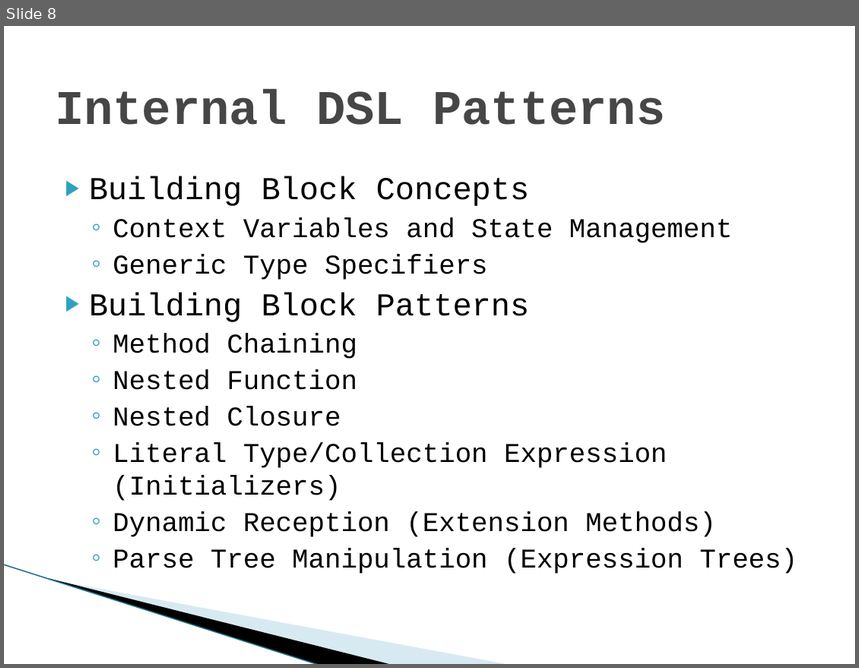
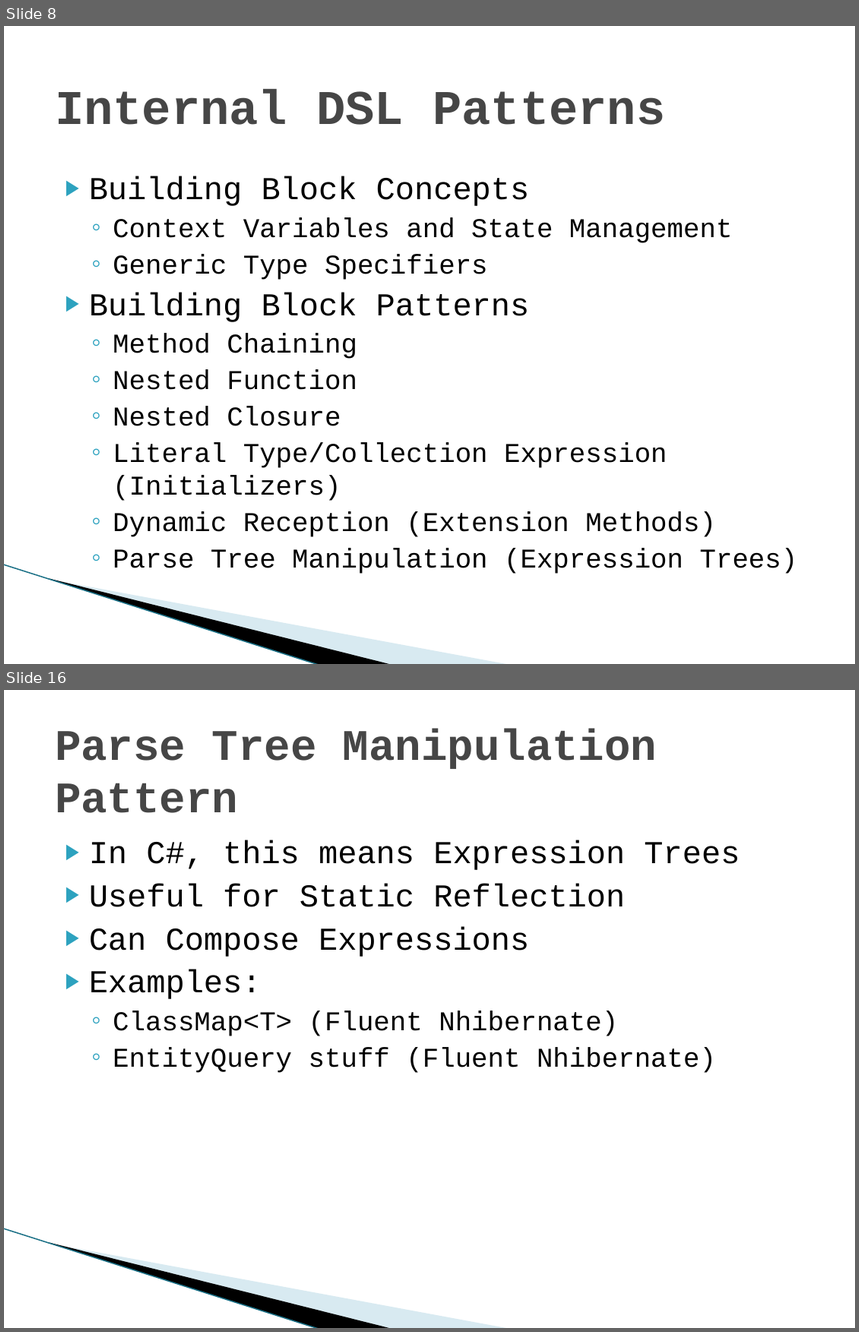
Before and after one commit to diabluchanskyi/pablo, a slide deck: presentations/chadmyers/InternalDSLs/doc/Internal Domain-specific Languages in CSharp.pptx. Shown one above the other, each under a label of ours: slide 8 before the commit, slides 8 and 16 after it; the slides between them are not shown. The pictures are 859x668 and 859x1332 pixels, drawn with LibreOffice and Linux fonts; fonts in the diff are those of the drawing; background and template pictures are left out. Boxes give left, top, right and bottom in pixels: in the first picture for what was removed or moved away, otherwise in the second. Text is boxed around its words. In the diff, an @@ line names an element or a change of style, - is before the commit and + after.

```diff
--- a/presentations/chadmyers/InternalDSLs/doc/Internal Domain-specific Languages in CSharp.pptx
+++ b/presentations/chadmyers/InternalDSLs/doc/Internal Domain-specific Languages in CSharp.pptx
@@ slide 16 added at (4, 690, 855, 1328), background #FFFFFF; not listed: 3 template elements that a slide beside it also shows @@
@@ title added at (55, 728, 657, 813), 36.9 pt, text #464646, bold @@
+Parse Tree Manipulation Pattern
@@ text added at (89, 840, 740, 1073), 27 pt, text #000000 @@
+▶ In C#, this means Expression Trees
+▶ Useful for Static Reflection
+▶ Can Compose Expressions
+▶ Examples:
+  ◦ ClassMap<T> (Fluent Nhibernate)
+  ◦ EntityQuery stuff (Fluent Nhibernate)
```
Also in this commit, not shown: 2 slides changed, 11 other slides added, 11 other files.
